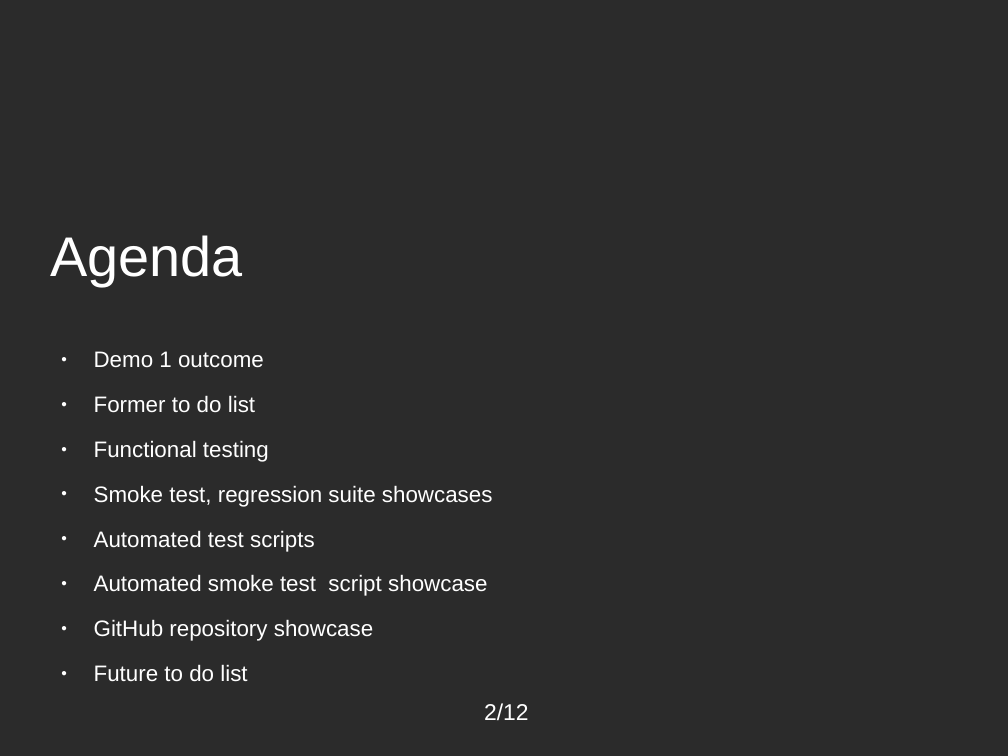
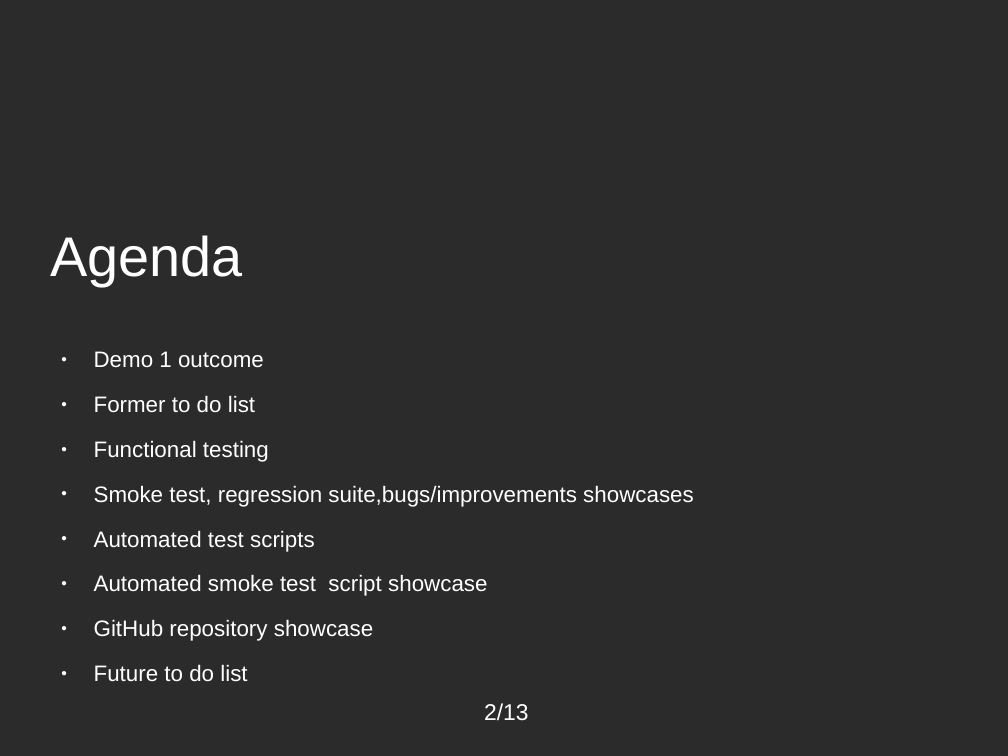
Before and after one commit to Lejla125/AtlantBHPraksa, a slide deck: slide 2 of demo1.odp. Drawn at 1008x756 pixels with LibreOffice and Linux fonts; fonts in the diff are those of the drawing; background and template pictures are left out; a plain dark background stands for a picture behind light text. Boxes give left, top, right and bottom in pixels: in the first picture for what was removed or moved away, otherwise in the second. Text is boxed around its words. In the diff, an @@ line names an element or a change of style, - is before the commit and + after.

```diff
--- a/demo1.odp
+++ b/demo1.odp
@@ text at box(94, 485, 694, 507): text changed @@
-● Smoke test, regression suite showcases
+● Smoke test, regression suite,bugs/improvements showcases
@@ page number at box(484, 703, 528, 721): text changed @@
-2/12
+2/13
```
Also in this commit, not shown: 3 other slides changed, 1 slide added, 1 other file.
